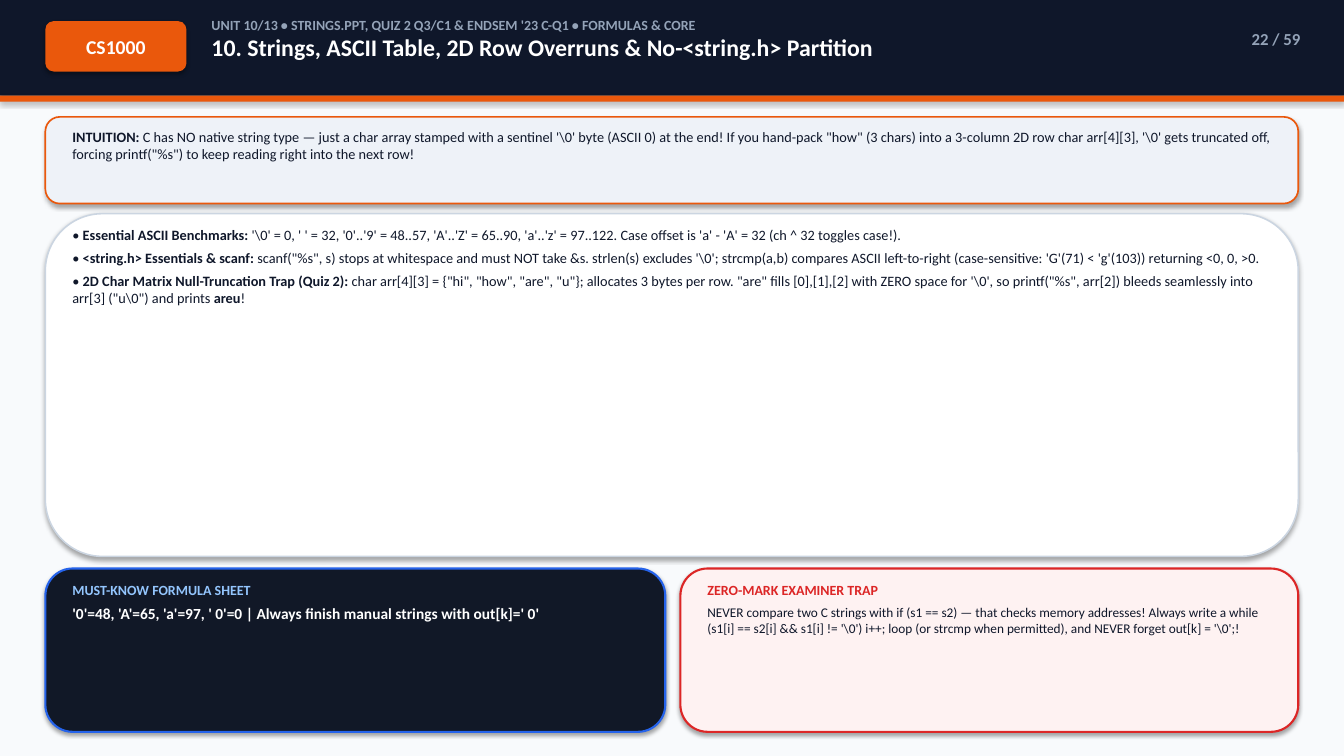
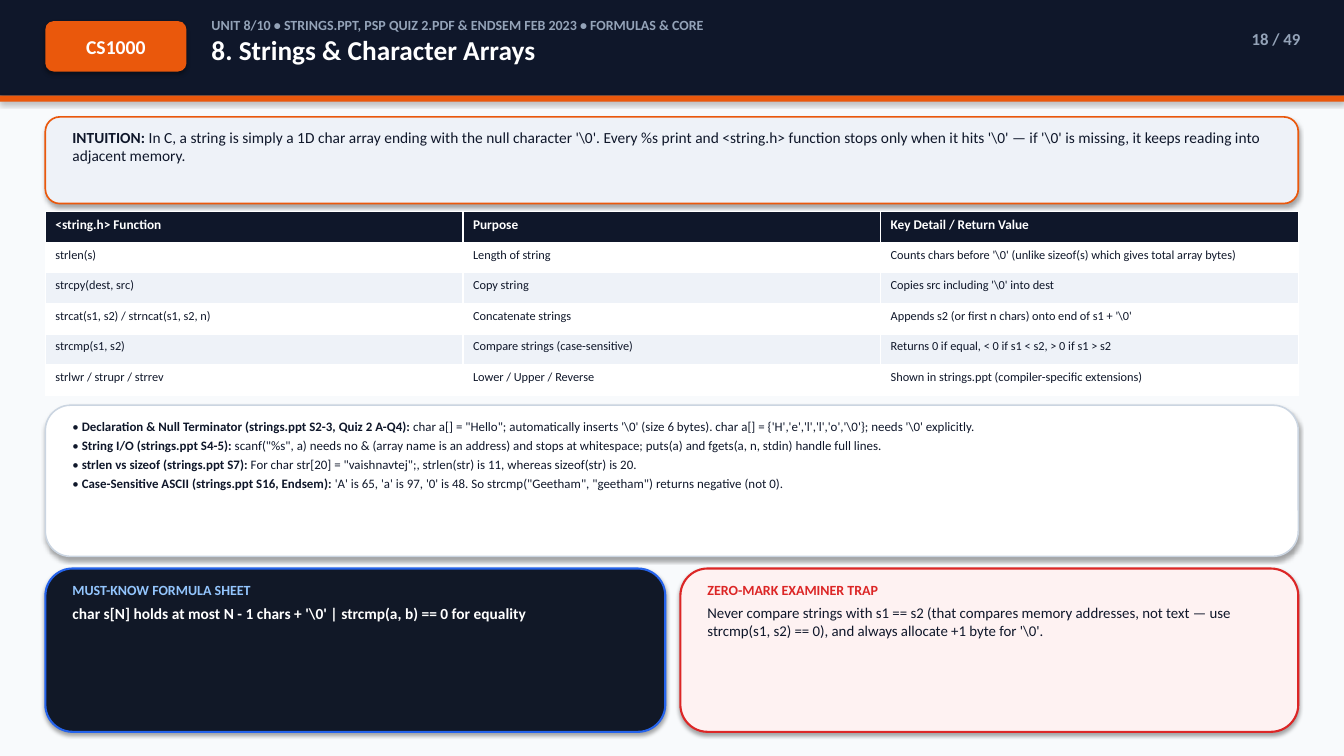
Before and after one commit to Sachitt-AV-08/iiitdm-sem1-study-hub, a slide deck: slide 18 of decks/CS1000_C_Programming_Exam_Deck.pptx (slide 22 before the commit). Drawn at 1344x756 pixels with LibreOffice and Linux fonts; fonts in the diff are those of the drawing. Boxes give left, top, right and bottom in pixels: in the first picture for what was removed or moved away, otherwise in the second. Text is boxed around its words. In the diff, an @@ line names an element or a change of style, - is before the commit and + after.

```diff
--- a/decks/CS1000_C_Programming_Exam_Deck.pptx
+++ b/decks/CS1000_C_Programming_Exam_Deck.pptx
@@ text at box(211, 20, 703, 65): text changed @@
-UNIT 10/13 • STRINGS.PPT, QUIZ 2 Q3/C1 & ENDSEM '23 C-Q1 • FORMULAS & CORE
-10. Strings, ASCII Table, 2D Row Overruns & No-<string.h> Partition
+UNIT 8/10 • STRINGS.PPT, PSP QUIZ 2.PDF & ENDSEM FEB 2023 • FORMULAS & CORE
+8. Strings & Character Arrays
@@ text at box(1252, 33, 1300, 45): text changed @@
-22 / 59
+18 / 49
@@ text at box(72, 132, 1260, 164): text changed; size 10.2 to 11 pt @@
-INTUITION: C has NO native string type — just a char array stamped with a sentinel '\0' byte (ASCII 0) at the end! If you hand-pack "how" (3 chars) into a 3-column 2D row char arr[4][3], '\0' gets truncated off, forcing printf("%s") to keep reading right into the next row!
+INTUITION: In C, a string is simply a 1D char array ending with the null character '\0'. Every %s print and <string.h> function stops only when it hits '\0' — if '\0' is missing, it keeps reading into adjacent memory.
@@ table added at box(45, 212, 1298, 395), 6 rows, 3 columns @@
+<string.h> Function | Purpose | Key Detail / Return Value
+strlen(s) | Length of string | Counts chars before '\0' (unlike sizeof(s) which gives total array bytes)
+strcpy(dest, src) | Copy string | Copies src including '\0' into dest
+strcat(s1, s2) / strncat(s1, s2, n) | Concatenate strings | Appends s2 (or first n chars) onto end of s1 + '\0'
+strcmp(s1, s2) | Compare strings (case-sensitive) | Returns 0 if equal, < 0 if s1 < s2, > 0 if s1 > s2
+strlwr / strupr / strrev | Lower / Upper / Reverse | Shown in strings.ppt (compiler-specific extensions)
@@ text removed at box(72, 229, 1259, 306) @@
-• Essential ASCII Benchmarks: '\0' = 0, ' ' = 32, '0'..'9' = 48..57, 'A'..'Z' = 65..90, 'a'..'z' = 97..122. Case offset is 'a' - 'A' = 32 (ch ^ 32 toggles case!).
-• <string.h> Essentials & scanf: scanf("%s", s) stops at whitespace and must NOT take &s. strlen(s) excludes '\0'; strcmp(a,b) compares ASCII left-to-right (case-sensitive: 'G'(71) < 'g'(103)) returning <0, 0, >0.
-• 2D Char Matrix Null-Truncation Trap (Quiz 2): char arr[4][3] = {"hi", "how", "are", "u"}; allocates 3 bytes per row. "are" fills [0],[1],[2] with ZERO space for '\0', so printf("%s", arr[2]) bleeds seamlessly into arr[3] ("u\0") and prints areu!
@@ rounded rectangle: place and size @@
-rounded rectangle at box(45, 214, 1299, 557)
+rounded rectangle at box(45, 405, 1299, 557)
@@ text added at box(82, 421, 975, 491), 9.2 pt, text #0F172A @@
+• Declaration & Null Terminator (strings.ppt S2-3, Quiz 2 A-Q4): char a[] = "Hello"; automatically inserts '\0' (size 6 bytes). char a[] = {'H','e','l','l','o','\0'}; needs '\0' explicitly.
+• String I/O (strings.ppt S4-5): scanf("%s", a) needs no & (array name is an address) and stops at whitespace; puts(a) and fgets(a, n, stdin) handle full lines.
+• strlen vs sizeof (strings.ppt S7): For char str[20] = "vaishnavtej";, strlen(str) is 11, whereas sizeof(str) is 20.
+• Case-Sensitive ASCII (strings.ppt S16, Endsem): 'A' is 65, 'a' is 97, '0' is 48. So strcmp("Geetham", "geetham") returns negative (not 0).
@@ text at box(72, 607, 526, 622): text changed @@
-'0'=48, 'A'=65, 'a'=97, ' 0'=0 | Always finish manual strings with out[k]=' 0'
+char s[N] holds at most N - 1 chars + '\0' | strcmp(a, b) == 0 for equality
@@ text at box(707, 607, 1231, 639): text changed; size 9.5 to 10.6 pt @@
-NEVER compare two C strings with if (s1 == s2) — that checks memory addresses! Always write a while (s1[i] == s2[i] && s1[i] != '\0') i++; loop (or strcmp when permitted), and NEVER forget out[k] = '\0';!
+Never compare strings with s1 == s2 (that compares memory addresses, not text — use strcmp(s1, s2) == 0), and always allocate +1 byte for '\0'.
```
Also in this commit, not shown: 36 other slides changed, 12 slides added, 22 slides removed, 34 other files.
